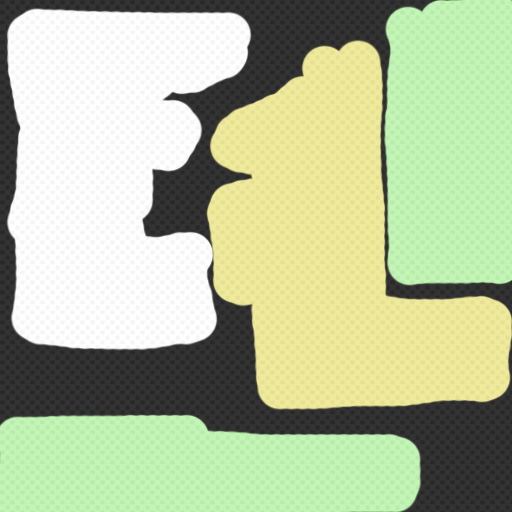
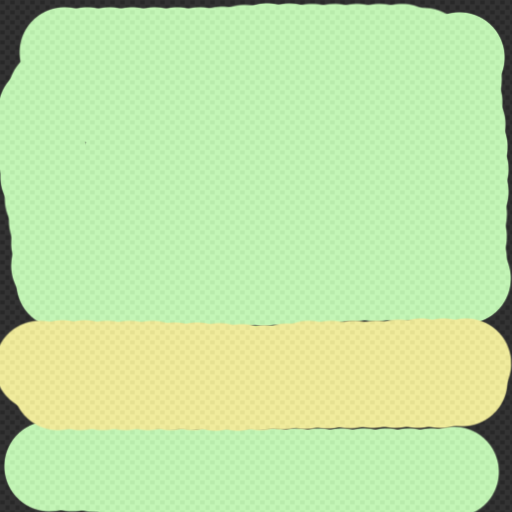
Revision of a layered 512×512 image; what changed, layer by layer:
painted on "Layer 2" over left=0, top=0, right=512, bottom=512
painted on "Layer 0" over left=10, top=15, right=510, bottom=506
